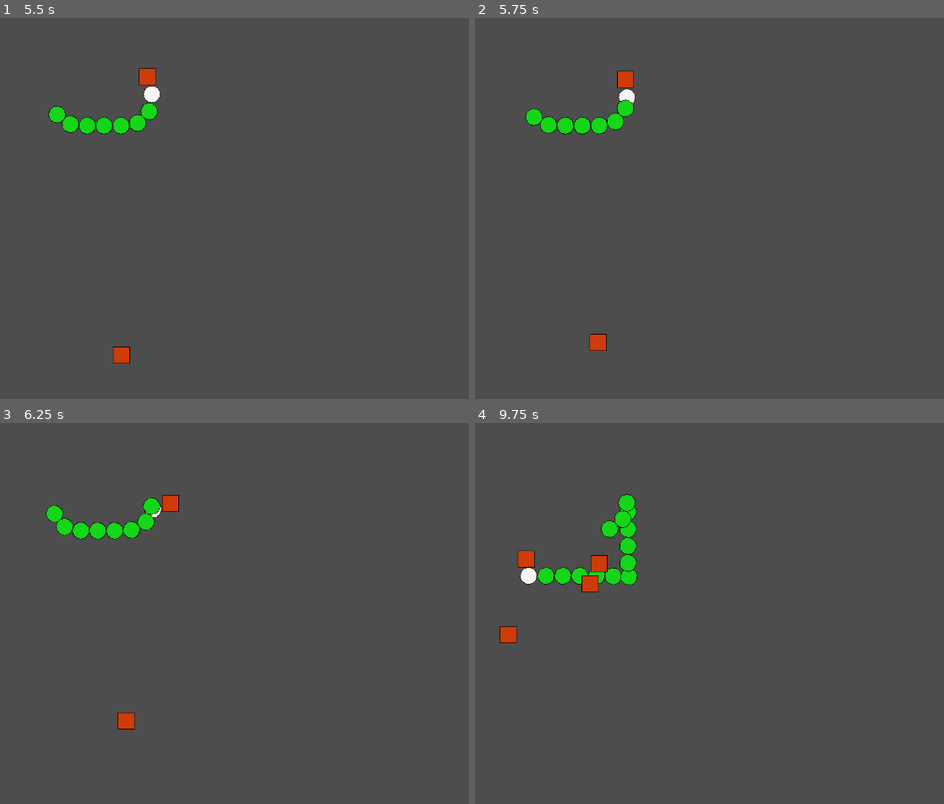
Above: before the commit, frames 1-4 (two rows, left to right).
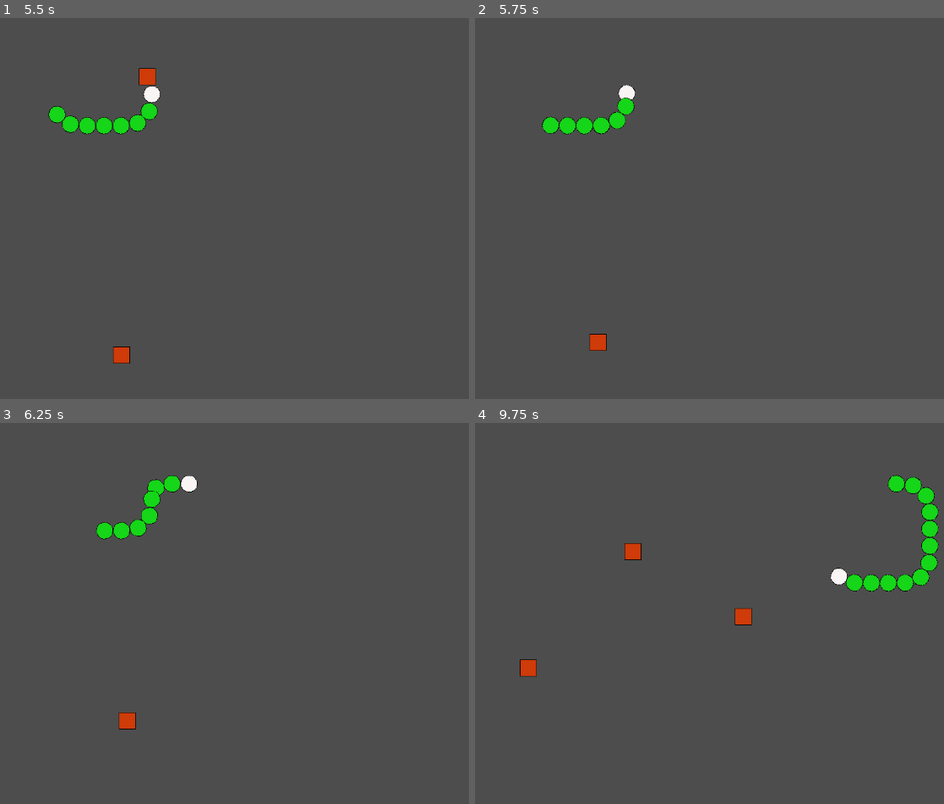
Above: after the commit, the same moments.

Repository: cledson-leite/snake-arena-survivor
Game: Godot game, scene res://Main.tscn
The game is run twice, just before and just after one commit, with the same random seed, the same clock (stepped at 60 frames per second) and the same inputs.
Inputs:
- Up to frame 1 (5.5 s): tap Enter at 0.5 s; hold W (up) 0.53-2.03 s; tap 6 (grow) every 0.75 s from 0.6 to 5.1 s; tap Space at 2 s; hold A (left) 2.03-3.53 s; hold S (down) 3.53-4.28 s; hold D (right) 4.28-5.03 s; hold W (up) from 5.03 s (still down)
- Up to frame 2 (5.75 s): keep holding W (up)
- Up to frame 3 (6.25 s): release W (up) at 5.78 s; hold D (right) from 5.78 s (still down); tap 6 (grow) at 5.85 s
- Up to frame 4 (9.75 s): tap 6 (grow) every 0.75 s from 6.6 to 9.6 s; release D (right) at 8.03 s; hold S (down) 8.03-8.78 s; hold A (left) 8.78-9.53 s; hold W (up) from 9.53 s (still down)

Frame 1 is identical in both runs. In frame 2, 0.7% of the frame differs, in the area x 10-35%, y 13-31%; in frame 3, 1.4%; in frame 4, 4.3%, in the area x 5-99%, y 13-67%.

Commit message:
implementar dano e morte

Diff:
--- a/intites/inimigo/scripts/EnemyBasic.gd
+++ b/intites/inimigo/scripts/EnemyBasic.gd
@@ -1,8 +1,15 @@
+class_name EnemyBasic
+
 extends CharacterBody2D
+
+signal damage_player()
 
 @export var speed: float = 100.0
 
 @onready var player : Node2D = get_tree().get_first_node_in_group("player")
+
+var has_hit_player: bool = false
+
 
 func _physics_process(delta: float) -> void:
 	if player == null:
@@ -11,4 +18,12 @@
 	var direction := (player.global_position - global_position).normalized()
 	velocity = direction * speed
 
-	move_and_slide()
+	var collision = move_and_collide(velocity * delta)
+
+	if collision and not has_hit_player:
+		var collider = collision.get_collider()
+
+		if collider == player:
+			has_hit_player = true
+			emit_signal("damage_player")
+			queue_free()
--- a/intites/inimigo/scripts/EnemySpawner.gd
+++ b/intites/inimigo/scripts/EnemySpawner.gd
@@ -4,15 +4,11 @@
 @export var spawn_margin: float = 64.0
 @export var screen_padding: float = 32.0
 
+var player
 
-# Called when the node enters the scene tree for the first time.
 func _ready() -> void:
-	pass # Replace with function body.
+	player = get_tree().get_first_node_in_group("player")
 
-
-# Called every frame. 'delta' is the elapsed time since the previous frame.
-func _process(delta: float) -> void:
-	pass
 
 
 func _on_timer_timeout() -> void:
@@ -22,10 +18,13 @@
 	if enemy_scene == null:
 		return
 
-	var enemy = enemy_scene.instantiate() as Node2D
+
+	var enemy = enemy_scene.instantiate() as EnemyBasic
 	get_parent().add_child(enemy)
 
 	enemy.global_position = get_random_position_outside_screen()
+	if is_instance_valid(player):
+		enemy.damage_player.connect(player.take_damage)
 
 func get_random_position_outside_screen() -> Vector2:
 	var viewport_size = get_viewport_rect().size
--- a/intites/player/scripts/PlayerSnake.gd
+++ b/intites/player/scripts/PlayerSnake.gd
@@ -90,3 +90,16 @@
 		segment.global_position = global_position
 
 	body_segments.append(segment)
+
+func take_damage():
+	if body_segments.size() == 0:
+		die()
+		return
+
+	var segment = body_segments.pop_back()
+	segment.queue_free()
+	print("Player perdeu corpo")
+
+func die():
+	print("Player morreu")
+	queue_free()
